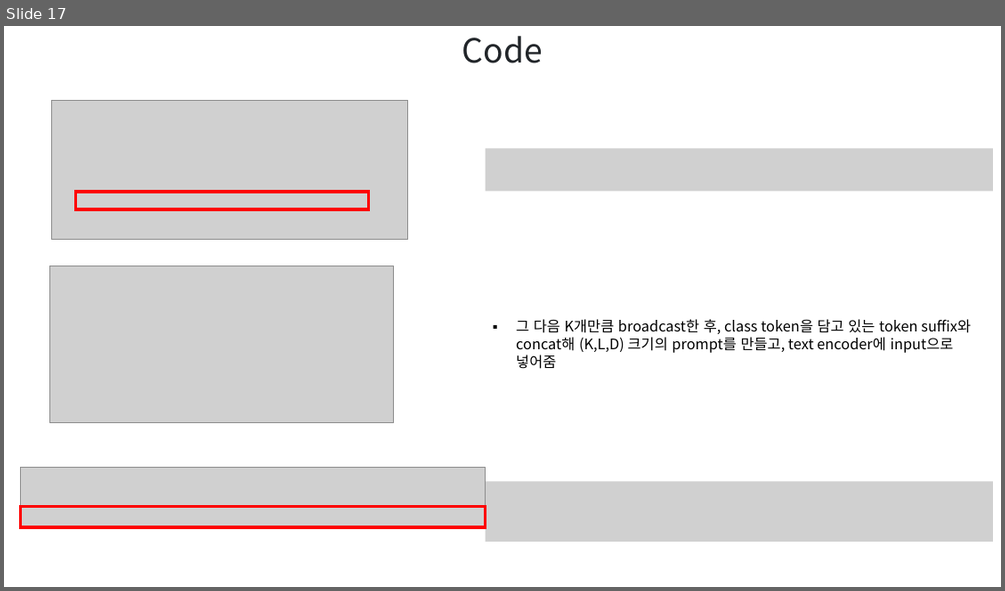
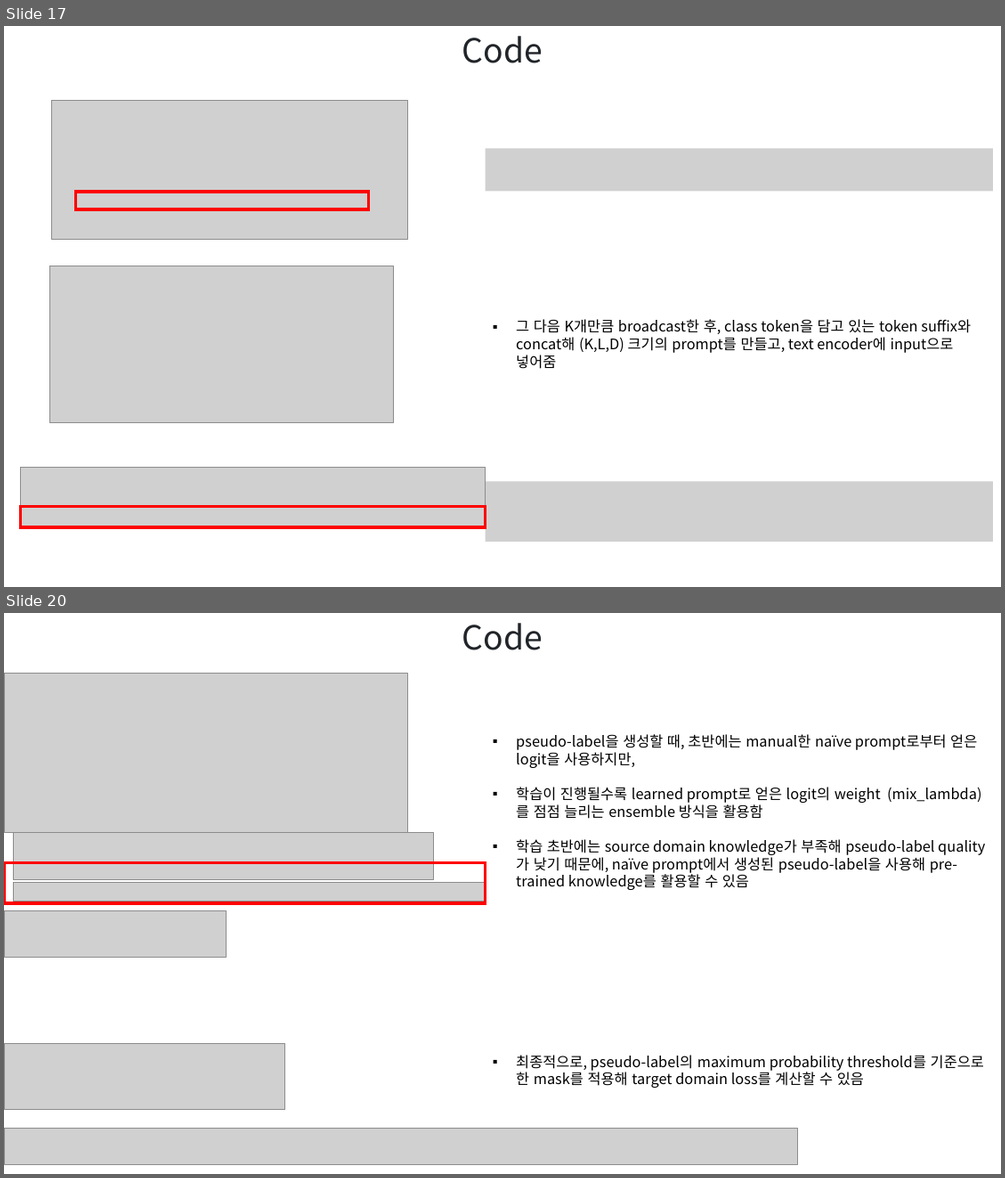
Before and after one commit to hbcho03/cvpr, a slide deck: CVPR/논문/DAMP PPT.pptx. Shown one above the other, each under a label of ours: slide 17 before the commit, slides 17 and 20 after it; the slides between them are not shown. The pictures are 1005x591 and 1005x1178 pixels, drawn with LibreOffice and Linux fonts; fonts in the diff are those of the drawing; grey boxes stand for pictures. Boxes give left, top, right and bottom in pixels: in the first picture for what was removed or moved away, otherwise in the second. Text is boxed around its words. In the diff, an @@ line names an element or a change of style, - is before the commit and + after.

```diff
--- a/CVPR/논문/DAMP PPT.pptx
+++ b/CVPR/논문/DAMP PPT.pptx
@@ slide 20 added at (x1=4, y1=613, x2=1001, y2=1174), background #FFFFFF @@
@@ text added at (x1=462, y1=623, x2=542, y2=650), 32 pt, text #212529 @@
+Code
@@ text added at (x1=516, y1=734, x2=981, y2=890), 14 pt, text #000000 @@
+▪ pseudo-label을 생성할 때, 초반에는 manual한 naïve prompt로부터 얻은 logit을 사용하지만,
+▪ 학습이 진행될수록 learned prompt로 얻은 logit의 weight (mix_lambda)를 점점 늘리는 ensemble 방식을 활용함
+▪ 학습 초반에는 source domain knowledge가 부족해 pseudo-label quality가 낮기 때문에, naïve prompt에서 생성된 pseudo-label을 사용해 pre-trained knowledge를 활용할 수 있음
@@ group added at (x1=4, y1=674, x2=485, y2=903): 3 pictures, 1 rectangle @@
@@ picture added at (x1=4, y1=910, x2=226, y2=957) @@
@@ picture added at (x1=4, y1=1044, x2=284, y2=1111) @@
@@ text added at (x1=516, y1=1054, x2=984, y2=1087), 14 pt, text #000000 @@
+▪ 최종적으로, pseudo-label의 maximum probability threshold를 기준으로 한 mask를 적용해 target domain loss를 계산할 수 있음
@@ picture added at (x1=4, y1=1127, x2=797, y2=1164) @@
```
Also in this commit, not shown: 9 slides changed, 2 other slides added, 1 other file.
